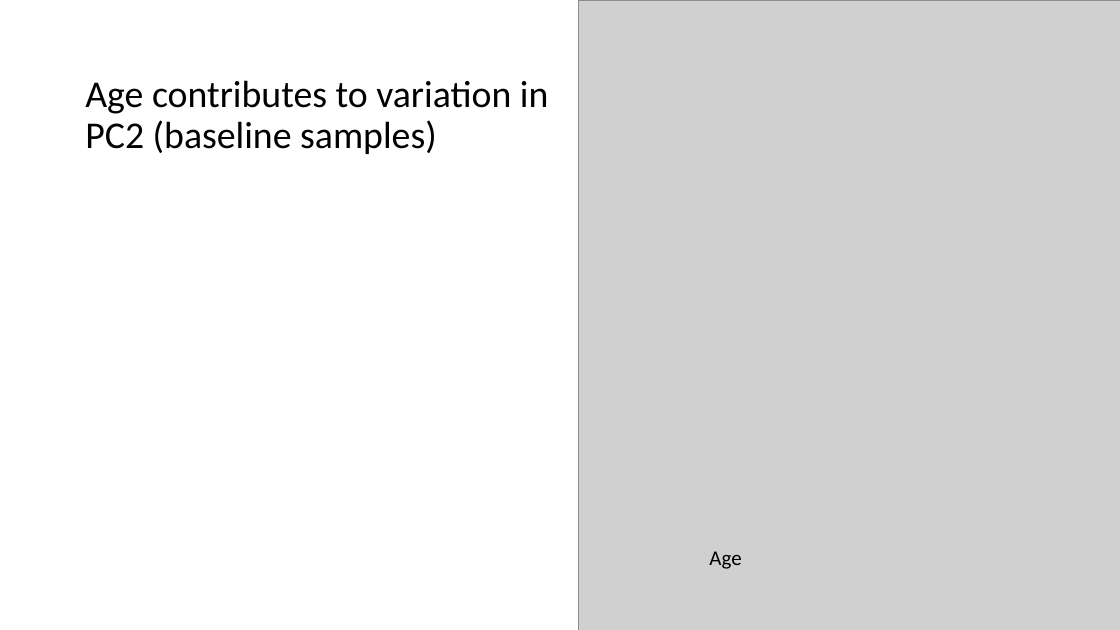
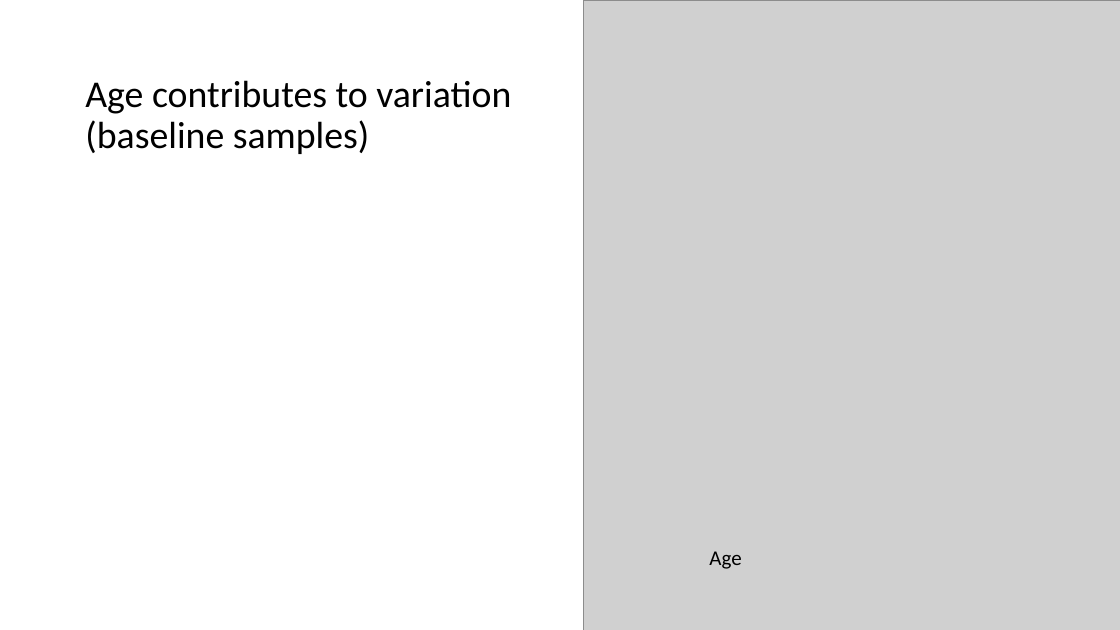
Before and after one commit to tybottorff/bottorffdocs, a slide deck: slide 7 of presentations/NCI_talks/2024_10_23.pptx (slide 6 before the commit). Drawn at 1120x630 pixels with LibreOffice and Linux fonts; fonts in the diff are those of the drawing; grey boxes stand for pictures. Boxes give left, top, right and bottom in pixels: in the first picture for what was removed or moved away, otherwise in the second. Text is boxed around its words. In the diff, an @@ line names an element or a change of style, - is before the commit and + after.

```diff
--- a/presentations/NCI_talks/2024_10_23.pptx
+++ b/presentations/NCI_talks/2024_10_23.pptx
@@ picture: place and size @@
-picture at [579, 0, 1120, 630]
+picture at [583, 0, 1120, 630]
@@ title at [85, 80, 511, 154]: text changed @@
-Age contributes to variation in PC2 (baseline samples)
+Age contributes to variation (baseline samples)
```
Also in this commit, not shown: 5 other slides changed, 2 slides added.
